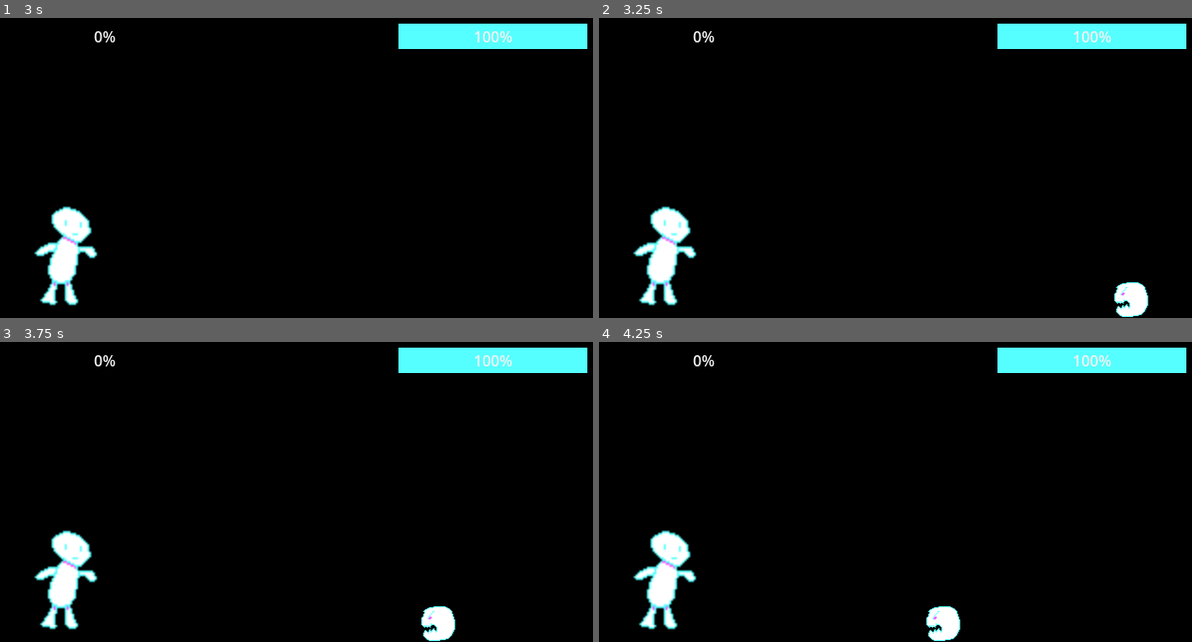
Above: before the commit, frames 1-4 (two rows, left to right).
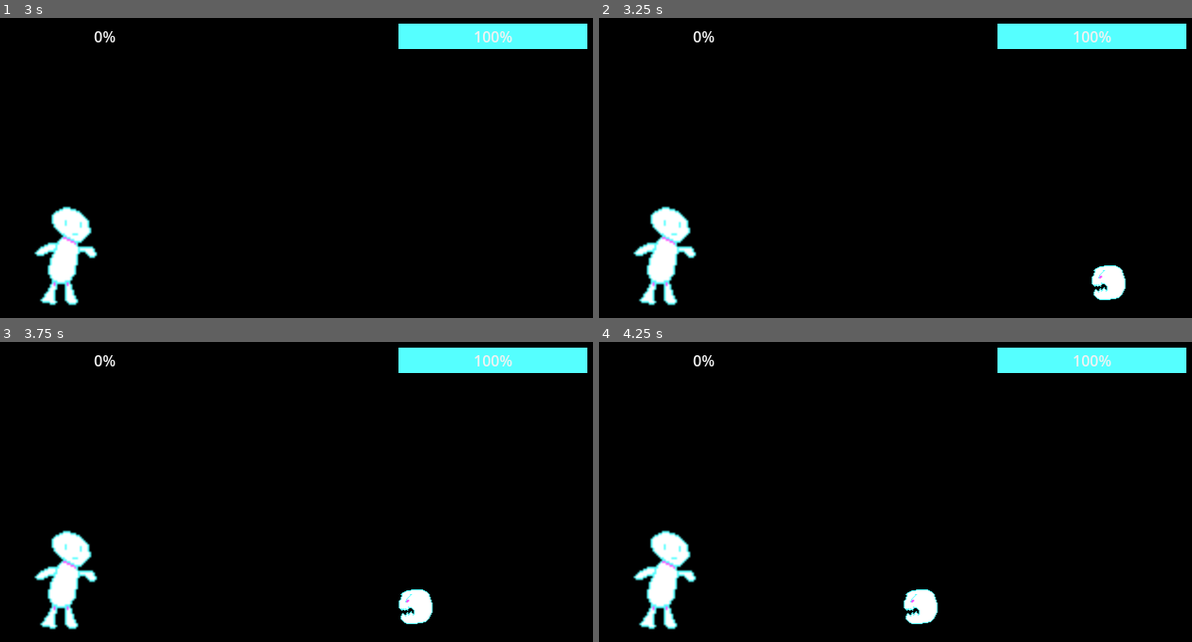
Above: after the commit, the same moments.

Repository: charro/secretpowers
Game: Godot game, scene res://main.tscn
The game is run twice, just before and just after one commit, with the same random seed, the same clock (stepped at 60 frames per second) and the same inputs. The project has no main scene, so this scene is started directly.
Inputs:
- Up to frame 1 (3 s): tap Enter at 0.5, 2 s; tap Ctrl (first) every 0.75 s from 0.6 to 2.85 s; tap Space at 1.25, 2.75 s
- Up to frame 2 (3.25 s): no input
- Up to frame 3 (3.75 s): tap Ctrl (first) at 3.6 s
- Up to frame 4 (4.25 s): no input

Frame 1 is identical in both runs. In frame 2, 1.0% of the frame differs, in the area x 83-93%, y 82-100%; in frame 3, 1.0%; in frame 4, 1.0%.

Commit message:
Fixed unblocking powers when leveling up

Diff:
--- a/foe/foe.gd
+++ b/foe/foe.gd
@@ -15,6 +15,8 @@
 
 # Called when the node enters the scene tree for the first time.
 func _ready() -> void:
+	var frames =preload("res://foe/sprite_frames/foe.tres")
+	$AnimatedSprite2D.sprite_frames = frames
 	life = max_life
 	velocity = max_velocity
 	move()
@@ -45,6 +47,6 @@
 		survived.emit()
 		queue_free()
 
-func secret_power(power: SecretPowerChecker.SECRET_POWER):
-	if power == SecretPowerChecker.SECRET_POWER.MEGA_PUNCH:
+func secret_power(power: SecretPowerChecker.SECRET_POWERS):
+	if power == SecretPowerChecker.SECRET_POWERS.MEGA_PUNCH:
 		queue_free()
--- a/foe/foe.tscn
+++ b/foe/foe.tscn
@@ -50,6 +50,7 @@
 [node name="AnimatedSprite2D" type="AnimatedSprite2D" parent="."]
 position = Vector2(1, -1)
 sprite_frames = ExtResource("2_dc8dr")
+autoplay = "default"
 
 [node name="CollisionShape2D" type="CollisionShape2D" parent="."]
 position = Vector2(2, 1)
--- /dev/null
+++ b/foe/sprite_frames/elplumas.tres
@@ -0,0 +1,46 @@
+[gd_resource type="SpriteFrames" load_steps=7 format=3 uid="uid://cxqsmagfcq0l3"]
+
+[ext_resource type="Texture2D" uid="uid://bjcwfcibs3fdk" path="res://foe/elplumas.png" id="1_u73de"]
+
+[sub_resource type="AtlasTexture" id="AtlasTexture_2i0ue"]
+atlas = ExtResource("1_u73de")
+region = Rect2(0, 0, 64, 64)
+
+[sub_resource type="AtlasTexture" id="AtlasTexture_qq8k8"]
+atlas = ExtResource("1_u73de")
+region = Rect2(64, 0, 64, 64)
+
+[sub_resource type="AtlasTexture" id="AtlasTexture_ex8ak"]
+atlas = ExtResource("1_u73de")
+region = Rect2(128, 0, 64, 64)
+
+[sub_resource type="AtlasTexture" id="AtlasTexture_y077y"]
+atlas = ExtResource("1_u73de")
+region = Rect2(192, 0, 64, 64)
+
+[sub_resource type="AtlasTexture" id="AtlasTexture_8y7wu"]
+atlas = ExtResource("1_u73de")
+region = Rect2(256, 0, 64, 64)
+
+[resource]
+animations = [{
+"frames": [{
+"duration": 1.0,
+"texture": SubResource("AtlasTexture_2i0ue")
+}, {
+"duration": 1.0,
+"texture": SubResource("AtlasTexture_qq8k8")
+}, {
+"duration": 1.0,
+"texture": SubResource("AtlasTexture_ex8ak")
+}, {
+"duration": 1.0,
+"texture": SubResource("AtlasTexture_y077y")
+}, {
+"duration": 1.0,
+"texture": SubResource("AtlasTexture_8y7wu")
+}],
+"loop": true,
+"name": &"default",
+"speed": 7.0
+}]
--- a/main.gd
+++ b/main.gd
@@ -22,6 +22,7 @@
 	new_enemy.position = $FoesSpawningPoint.position
 	add_child(new_enemy)
 	new_enemy.add_to_group("foes")
+	new_enemy.add_to_group("moving")
 	new_enemy.killed.connect(_on_enemy_killed)
 	new_enemy.survived.connect(_on_enemy_survived)
 
@@ -51,13 +52,14 @@
 		$NextLevelTimer.start()
 
 func _stop_foes():
-	get_tree().call_group("foes", "stop")
+	get_tree().call_group("moving", "stop")
 	$FoeSpawnTimer.stop()
 
 func _next_level():
 	_move_foes()
 	$UI.hide_pop_ups()
+	$SecretPowerChecker.new_power_unblocked()
 
 func _move_foes():
-	get_tree().call_group("foes", "move")
+	get_tree().call_group("moving", "move")
 	$FoeSpawnTimer.start()
--- a/main.tscn
+++ b/main.tscn
@@ -1,10 +1,11 @@
-[gd_scene load_steps=7 format=3 uid="uid://df2k8c4d6qjid"]
+[gd_scene load_steps=8 format=3 uid="uid://df2k8c4d6qjid"]
 
 [ext_resource type="Script" path="res://main.gd" id="1_m8662"]
 [ext_resource type="PackedScene" uid="uid://nowb747qdxcw" path="res://player/player.tscn" id="1_vk8qf"]
 [ext_resource type="PackedScene" uid="uid://c5ox76g2j1af4" path="res://foe/foe.tscn" id="2_kqppx"]
 [ext_resource type="Script" path="res://secret_power_checker.gd" id="3_j86wd"]
 [ext_resource type="Script" path="res://foe_spawn_timer.gd" id="4_8nhan"]
+[ext_resource type="PackedScene" uid="uid://mnucat2y72lb" path="res://secret_powers/secret_power.tscn" id="4_pspov"]
 [ext_resource type="PackedScene" uid="uid://bv3852wpcjej4" path="res://ui/UI.tscn" id="4_yiwp2"]
 
 [node name="Main" type="Node2D"]
@@ -19,7 +20,10 @@
 wait_time = 5.0
 one_shot = true
 
-[node name="Player" parent="." instance=ExtResource("1_vk8qf")]
+[node name="FirstSecretPower" parent="SecretPowerChecker" instance=ExtResource("4_pspov")]
+keys_combination = Array[int]([0, 0, 0])
+
+[node name="Player" parent="." groups=["moving"] instance=ExtResource("1_vk8qf")]
 position = Vector2(64, 247)
 
 [node name="FoeSpawnTimer" type="Timer" parent="."]
@@ -31,7 +35,7 @@
 [node name="UI" parent="." instance=ExtResource("4_yiwp2")]
 
 [node name="FoesSpawningPoint" type="Node2D" parent="."]
-position = Vector2(610, 299)
+position = Vector2(586, 281)
 
 [node name="NextLevelTimer" type="Timer" parent="."]
 wait_time = 5.0
--- a/player/player.gd
+++ b/player/player.gd
@@ -1,6 +1,8 @@
 extends Area2D
 
-var current_state = "idle"
+enum STATES { IDLE, ATTACK, STOP }
+
+var current_state = STATES.IDLE
 
 # Called when the node enters the scene tree for the first time.
 func _ready() -> void:
@@ -8,21 +10,29 @@
 
 # Called every frame. 'delta' is the elapsed time since the previous frame.
 func _process(delta: float) -> void:
-	get_input()
+	if current_state == STATES.IDLE:
+		get_input()
 
 func get_input():
 	if Input.is_action_just_pressed("first"):
 		$AnimatedSprite2D.play("punch")
-		current_state = "attack"
+		current_state = STATES.ATTACK
 		get_tree().call_group("touching_player", "attacked")
 		$PunchSound.play()
 
 func _on_animation_finished() -> void:
 	$AnimatedSprite2D.animation = "idle"
-	current_state = "idle"
+	if current_state == STATES.ATTACK:
+		current_state = STATES.IDLE
 
 func _on_player_area_entered(enemy: Area2D) -> void:
 	enemy.add_to_group("touching_player")
 
 func _on_player_area_exited(enemy: Area2D) -> void:
 	enemy.remove_from_group("touching_player")
+
+func stop():
+	current_state = STATES.STOP
+
+func move():
+	current_state = STATES.IDLE
--- a/project.godot
+++ b/project.godot
@@ -20,12 +20,34 @@
 window/size/viewport_height=320
 window/stretch/mode="viewport"
 
+[global_group]
+
+moving="Anything that moves"
+
 [input]
 
 first={
 "deadzone": 0.5,
 "events": [Object(InputEventKey,"resource_local_to_scene":false,"resource_name":"","device":-1,"window_id":0,"alt_press …(195 unchanged characters)…
 , Object(InputEventJoypadButton,"resource_local_to_scene":false,"resource_name":"","device":-1,"button_index":0,"pressure":0.0,"pressed":true,"script":null)
+, Object(InputEventKey,"resource_local_to_scene":false,"resource_name":"","device":-1,"window_id":0,"alt_pressed":false,"shift_pressed":false,"ctrl_pressed":false,"meta_pressed":false,"pressed":false,"keycode":0,"physical_keycode":4194326,"key_label":0,"unicode":0,"location":0,"echo":false,"script":null)
+]
+}
+second={
+"deadzone": 0.5,
+"events": [Object(InputEventKey,"resource_local_to_scene":false,"resource_name":"","device":-1,"window_id":0,"alt_pressed":false,"shift_pressed":false,"ctrl_pressed":false,"meta_pressed":false,"pressed":false,"keycode":0,"physical_keycode":4194325,"key_label":0,"unicode":0,"location":0,"echo":false,"script":null)
+, Object(InputEventKey,"resource_local_to_scene":false,"resource_name":"","device":-1,"window_id":0,"alt_pressed":false,"shift_pressed":false,"ctrl_pressed":false,"meta_pressed":false,"pressed":false,"keycode":0,"physical_keycode":4194325,"key_label":0,"unicode":0,"location":0,"echo":false,"script":null)
+]
+}
+third={
+"deadzone": 0.5,
+"events": [Object(InputEventKey,"resource_local_to_scene":false,"resource_name":"","device":-1,"window_id":0,"alt_pressed":false,"shift_pressed":false,"ctrl_pressed":false,"meta_pressed":false,"pressed":false,"keycode":0,"physical_keycode":4194328,"key_label":0,"unicode":0,"location":0,"echo":false,"script":null)
+, Object(InputEventKey,"resource_local_to_scene":false,"resource_name":"","device":-1,"window_id":0,"alt_pressed":false,"shift_pressed":false,"ctrl_pressed":false,"meta_pressed":false,"pressed":false,"keycode":0,"physical_keycode":4194328,"key_label":0,"unicode":0,"location":0,"echo":false,"script":null)
+]
+}
+fourth={
+"deadzone": 0.5,
+"events": [Object(InputEventKey,"resource_local_to_scene":false,"resource_name":"","device":-1,"window_id":0,"alt_pressed":false,"shift_pressed":false,"ctrl_pressed":false,"meta_pressed":false,"pressed":false,"keycode":0,"physical_keycode":32,"key_label":0,"unicode":32,"location":0,"echo":false,"script":null)
 ]
 }
 
--- /dev/null
+++ b/secret_power.gd
@@ -0,0 +1,18 @@
+extends Node2D
+class_name SecretPower
+
+enum ACTION_KEYS { FIRST, SECOND, THIRD, FOURTH }
+
+@export var keys_combination: Array[ACTION_KEYS]
+
+# Called when the node enters the scene tree for the first time.
+func _ready() -> void:
+	pass # Replace with function body.
+
+
+# Called every frame. 'delta' is the elapsed time since the previous frame.
+func _process(delta: float) -> void:
+	pass
+
+func matches(keys) -> bool:
+	return keys == keys_combination
--- a/secret_power_checker.gd
+++ b/secret_power_checker.gd
@@ -2,12 +2,16 @@
 class_name SecretPowerChecker
 
 const MAX_TIME_FOR_CHECK = 1 #seconds
-enum ACTION_KEYS { FIRST, SECOND, THIRD, FOURTH }
-enum SECRET_POWER { MEGA_PUNCH }
-var first_power = [ACTION_KEYS.FIRST, ACTION_KEYS.FIRST, ACTION_KEYS.FIRST]
+enum SECRET_POWERS { MEGA_PUNCH }
 var current_actions_sequence = []
 var accumulated_time_since_last_check = 0
 var is_cooldown_active = false
+
+var secret_powers_found = 0
+
+@onready var secret_powers = {
+	SECRET_POWERS.MEGA_PUNCH: $FirstSecretPower
+}
 
 # Called when the node enters the scene tree for the first time.
 func _ready() -> void:
@@ -25,14 +29,17 @@
 			accumulated_time_since_last_check = 0
 
 		if Input.is_action_just_pressed("first"):
-			new_action_pressed(ACTION_KEYS.FIRST)
+			new_action_pressed(SecretPower.ACTION_KEYS.FIRST)
 
-func new_action_pressed(action: ACTION_KEYS):
+func new_action_pressed(action: SecretPower.ACTION_KEYS):
 	current_actions_sequence.append(action)
-	if current_actions_sequence == first_power:
-		power_triggered(SECRET_POWER.MEGA_PUNCH)
+	for secret_power_index in range(0, secret_powers_found):
+		var secret_power = secret_powers[secret_power_index]
+		if secret_power.matches(current_actions_sequence):
+			power_triggered(secret_power_index)
 
-func power_triggered(secret_power: SECRET_POWER):
+func power_triggered(secret_power: SECRET_POWERS):
+	print("SECRET POWER TRIGGERED!!:", secret_power)
 	get_tree().call_group("touching_player", "secret_power", str(secret_power))
 	current_actions_sequence.clear()
 	accumulated_time_since_last_check = 0
@@ -42,3 +49,7 @@
 func _on_cooldown_timer_timeout() -> void:
 	is_cooldown_active = false
 	$"../UI".hide_cooldown()
+
+func new_power_unblocked():
+	secret_powers_found = \
+		clampi(secret_powers_found + 1, 0, len(SECRET_POWERS))
--- /dev/null
+++ b/secret_powers/secret_power.tscn
@@ -0,0 +1,6 @@
+[gd_scene load_steps=2 format=3 uid="uid://mnucat2y72lb"]
+
+[ext_resource type="Script" path="res://secret_power.gd" id="1_l0upd"]
+
+[node name="SecretPower" type="Node2D"]
+script = ExtResource("1_l0upd")
--- a/ui/fourth_key.tscn
+++ b/ui/fourth_key.tscn
@@ -1,11 +1,11 @@
 [gd_scene load_steps=3 format=3 uid="uid://ca3x8iboymx66"]
 
-[ext_resource type="Texture2D" uid="uid://c3kqvvtns6uy7" path="res://ui/Keyboard Letters and Symbols.png" id="1_7noem"]
+[ext_resource type="Texture2D" uid="uid://bym8vpvo0xcm1" path="res://ui/Keyboard Extras.png" id="1_yjfqh"]
 
-[sub_resource type="AtlasTexture" id="AtlasTexture_dmx70"]
-atlas = ExtResource("1_7noem")
-region = Rect2(49, 2, 13, 12)
+[sub_resource type="AtlasTexture" id="AtlasTexture_45p1u"]
+atlas = ExtResource("1_yjfqh")
+region = Rect2(65, 34, 30, 12)
 
 [node name="FourthKey" type="TextureRect"]
-texture = SubResource("AtlasTexture_dmx70")
+texture = SubResource("AtlasTexture_45p1u")
 expand_mode = 3
Binary file added: foe/elplumas.png
Not shown, added: foe/elplumas.png.import
